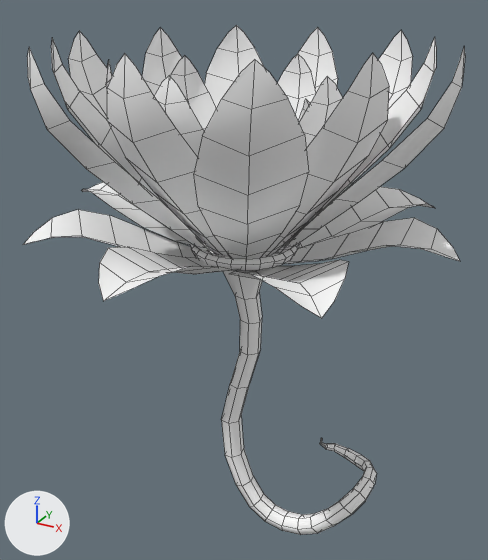
Two versions of the FBX model Assets/Meshes/Lotus_Flower2.fbx, one commit apart.
The view is the same before and after, from a camera (50 mm lens) standing at (0.202, -0.368, 0.159) and looking at (-0.005, 0.008, -0.029). Every picture has the same lights, and +X, +Y and +Z are marked at lower left. Mesh edges are drawn as thin lines. Where no turn or scale is listed for an object, it has been applied to the vertices.

The older version as bpy lines, for what is in view:
```python
me_mesh = bpy.data.meshes.new('Mesh')
me_mesh.from_pydata(...)  # 1531 vertices, 1004 faces; spans x -0.139..0.139, y -0.139..0.139, z -0.228..0.13
me_mesh.materials.append(mat_lotus)  # its picture is missing
ob_lotus_flower2 = bpy.data.objects.new('Lotus_Flower2', me_mesh)
ob_lotus_flower2.location = (0.0, 0.0, 0.0)
```
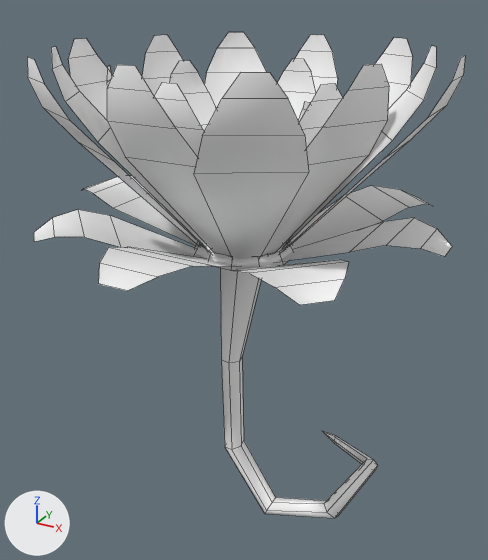
Pixel boxes [x1, y1, x2, y2] of what changed, in the pictures (488 x 560 px):
```json
{"object": "Lotus_Flower2", "change": "reshaped", "before": [23, 26, 465, 535], "after": [27, 32, 465, 518]}
{"part": 1, "of": "me_mesh", "change": "rebuilt", "before": [221, 270, 377, 535], "after": [220, 268, 378, 518]}
{"part": 2, "of": "me_mesh", "change": "cut back", "before": [23, 26, 465, 318], "after": [195, 241, 293, 271]}
```

Edits to the scene script, one JSON object a line:
```json
{"block": "me_mesh", "where": "# used by ob_lotus_flower2; location = (0.0, 0.0, 0.0)"}
{"op": "remove", "block": "me_mesh", "code": "me_mesh.from_pydata(...)  # 1531 vertices, 1004 faces; spans x -0.139..0.139, y -0.139..0.139, z -0.228..0.13"}
{"op": "add", "block": "me_mesh", "code": "me_mesh.from_pydata(...)  # 507 vertices, 243 faces; spans x -0.132..0.132, y -0.132..0.132, z -0.217..0.125"}
{"block": "me_mesh", "change": "me_mesh part 1: the loose piece of 150 vertices spanning x -0.017..0.093, y -0.016..0.068, z -0.228..-0.012 is rebuilt with 43 vertices and now spans x -0.018..0.09, y -0.016..0.065, z -0.217..-0.005"}
{"block": "me_mesh", "change": "me_mesh part 2: 1 vertex moved within x -0.015, y 0.025, z 0.0; 613 vertices removed from x -0.139..0.139, y -0.139..0.139, z -0.009..0.13; 20 vertices added at x -0.033..0.033, y -0.033..0.033, z -0.004..0.004"}
```
